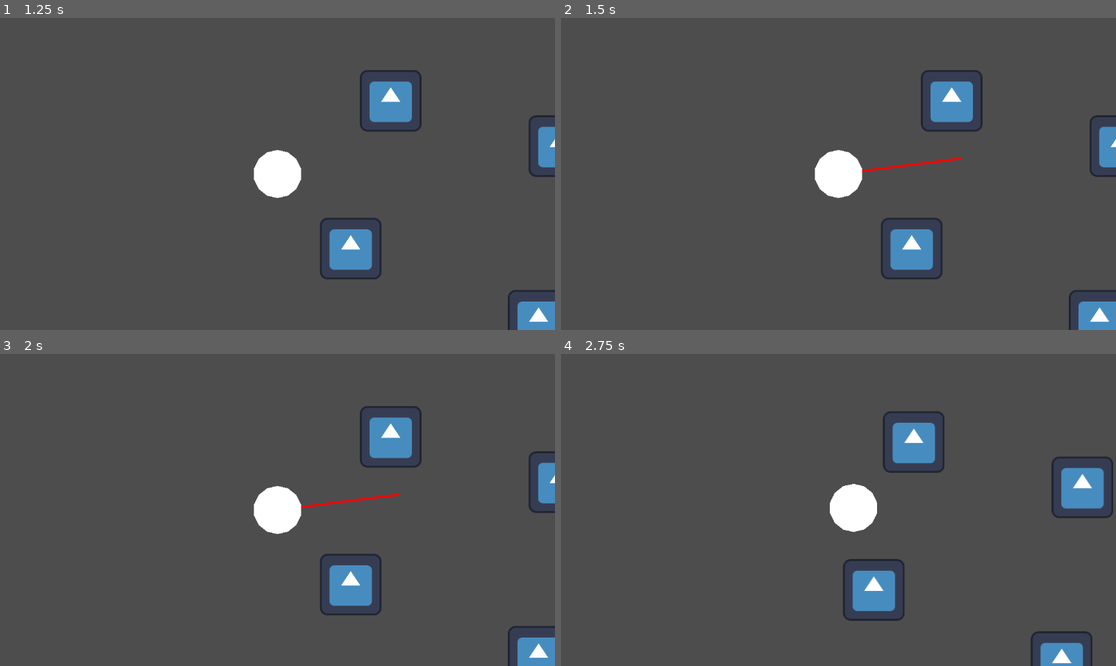
Above: before the commit, frames 1-4 (two rows, left to right).
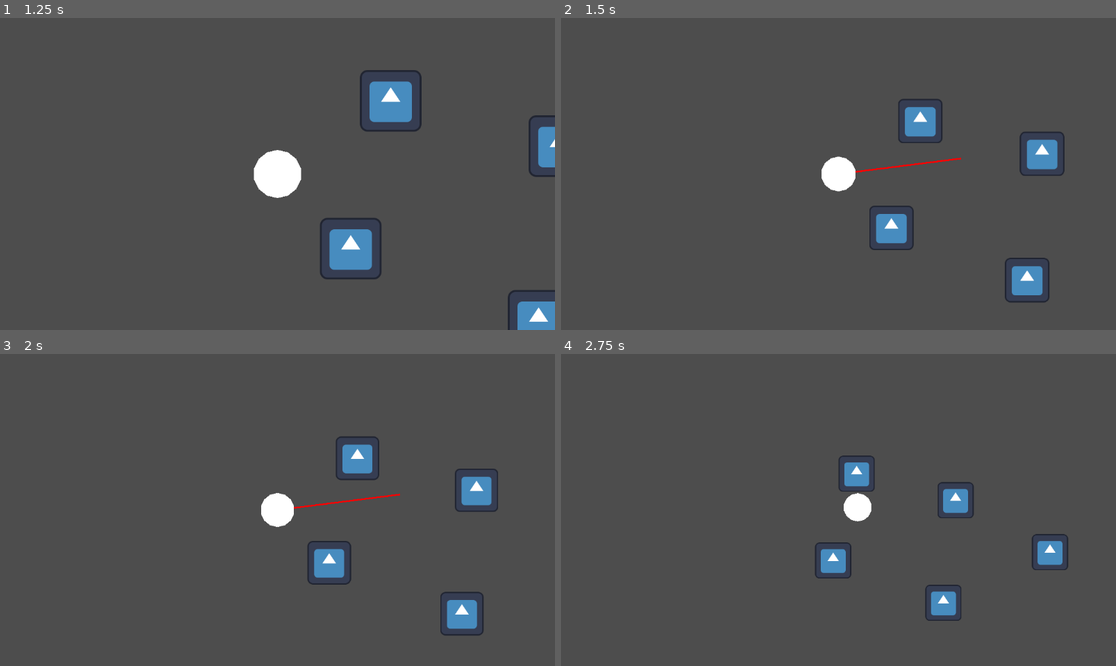
Above: after the commit, the same moments.

Repository: GRATHRRAM/Godot_Ray
Game: Godot game, scene res://boot/boot.tscn
Same seed, same stepped clock (60 frames per second), same inputs: the game is played once before the commit and once after it. The engine's default icon, where the game draws it, is replaced by a stand-in: a white triangle on a blue panel in a dark square.
Inputs (mouse positions are in pixels of both pictures, inside the frame that each line leads up to):
- Up to frame 1 (1.25 s): click "Play" at 0.5 s
- Up to frame 2 (1.5 s): tap Enter at 1.25 s; move the mouse to (960, 158) at 1.27 s; hold Mouse wheel down (midle_down, bound only after the commit) from 1.28 s (still down); click (960, 158) at 1.42 s
- Up to frame 3 (2 s): keep holding Mouse wheel down (midle_down, bound only after the commit); tap Mouse wheel up (midle_up, bound only after the commit) at 1.55 s
- Up to frame 4 (2.75 s): tap Space at 2 s; move the mouse to (727, 525) at 2.02 s; release Mouse wheel down (midle_down, bound only after the commit) at 2.03 s; tap Mouse wheel up (midle_up, bound only after the commit) at 2.1 s; click (727, 525) at 2.17 s; tap Mouse wheel down (midle_down, bound only after the commit) at 2.3 s

Frame 1 is identical in both runs. In frame 2, 6.6% of the frame differs, in the area x 45-100%, y 16-100%; in frame 3, 6.6%; in frame 4, 7.5%, in the area x 45-100%, y 18-100%.

Commit message:
Add files via upload

Diff:
--- a/player/Player_body.gd
+++ b/player/Player_body.gd
@@ -1,9 +1,10 @@
 extends CharacterBody2D
 
 var Mouse_Line : bool = false
-var Speed : float = 1
+var Speed : float = 1.5
 var Friction : float = 0.01
-var timer = 0.5
+var timer : float = 0.5
+var limit : Vector2 = Vector2(1000,1000)
 
 func _process(delta):
 	if timer > 0:
@@ -12,20 +13,27 @@
 
 func _physics_process(delta):
 	velocity = lerp(velocity, Vector2.ZERO, Friction)
-	print(velocity)
 
 	var collision_info = move_and_collide(velocity * delta)
 	if collision_info:
 		velocity = velocity.bounce(collision_info.get_normal())
+
+	#if velocity < Vector2(0.1, 0.1):
+	#	velocity = Vector2.ZERO
 
 func _draw():
 	if Mouse_Line:
 		draw_line(Vector2.ZERO, get_local_mouse_position(), Color(128,0,0,255),2,true)
 
 func _input(event):
-	if Input.is_mouse_button_pressed(MOUSE_BUTTON_LEFT) and timer < 0:
-		Mouse_Line = !Mouse_Line
-		timer = 0.5
-		if !Mouse_Line:
-			velocity = get_local_mouse_position() * Speed
-			velocity *= -1
+	if event.is_pressed():
+		if Input.is_mouse_button_pressed(MOUSE_BUTTON_LEFT) and timer < 0:
+			Mouse_Line = !Mouse_Line
+			timer = 0.5
+			if !Mouse_Line:
+				velocity = get_local_mouse_position() * Speed
+				velocity *= -1
+		if Input.is_action_pressed("midle_up") and $Camera2D.zoom < Vector2(4,4):
+			$Camera2D.zoom *= 1.15
+		if Input.is_action_pressed("midle_down") and $Camera2D.zoom > Vector2(0.1,0.1):
+			$Camera2D.zoom *= 0.85
--- a/player/player.tscn
+++ b/player/player.tscn
@@ -3,7 +3,7 @@
 [ext_resource type="Script" path="res://player/Player_body.gd" id="1_rhbn3"]
 
 [sub_resource type="CircleShape2D" id="CircleShape2D_7ve4u"]
-radius = 55.0091
+radius = 52.0
 
 [sub_resource type="SphereMesh" id="SphereMesh_xlrs4"]
 radial_segments = 12
--- a/project.godot
+++ b/project.godot
@@ -13,7 +13,21 @@
 config/name="Ray"
 run/main_scene="res://boot/boot.tscn"
 config/features=PackedStringArray("4.2", "GL Compatibility")
+boot_splash/show_image=false
 config/icon="res://icon.svg"
+
+[input]
+
+midle_up={
+"deadzone": 0.5,
+"events": [Object(InputEventMouseButton,"resource_local_to_scene":false,"resource_name":"","device":-1,"window_id":0,"alt_pressed":false,"shift_pressed":false,"ctrl_pressed":false,"meta_pressed":false,"button_mask":0,"position":Vector2(0, 0),"global_position":Vector2(0, 0),"factor":1.0,"button_index":4,"canceled":false,"pressed":false,"double_click":false,"script":null)
+]
+}
+midle_down={
+"deadzone": 0.5,
+"events": [Object(InputEventMouseButton,"resource_local_to_scene":false,"resource_name":"","device":-1,"window_id":0,"alt_pressed":false,"shift_pressed":false,"ctrl_pressed":false,"meta_pressed":false,"button_mask":0,"position":Vector2(0, 0),"global_position":Vector2(0, 0),"factor":1.0,"button_index":5,"canceled":false,"pressed":false,"double_click":false,"script":null)
+]
+}
 
 [rendering]
 
